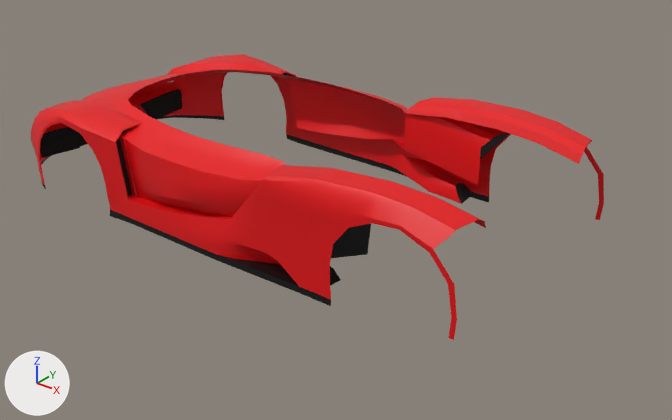
An edit to the Blender file Content/Artwork/Blend/HyperCar.blend, drawn before and after from the same camera.
Before and after are seen from a 50 mm lens placed at (3.81, -4.21, 2.85), pointed at (0.41, 0.04, 0.22). Every picture has the same lights, and +X, +Y and +Z are marked at lower left.
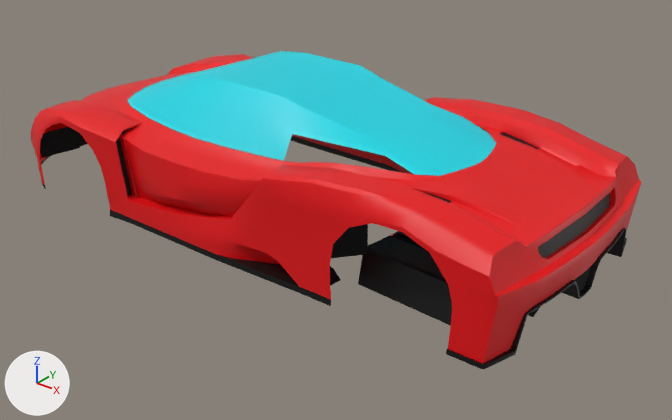
Where the change shows, as pixel boxes [x1, y1, x2, y2] in the pictures (672 x 420 px):
```json
{"object": "Cube", "change": "reshaped", "before": [31, 54, 604, 340], "after": [31, 51, 641, 369], "on screen": "6% wider, 11% taller"}
{"part": 1, "of": "me_cube_002", "change": "built on", "before": [124, 70, 604, 340], "after": [124, 51, 641, 369]}
```

Edits to the scene script, one JSON object a line:
```json
{"op": "add", "block": "mat_window", "code": ["mat_window = principled_material('Window')", "mat_window.base_color = (0.0, 0.694, 0.8)  # cyan #00d9e7"]}
{"block": "me_cube_002", "where": "# used by ob_cube; location = (0.0, 0.0, 0.055)"}
{"op": "remove", "block": "me_cube_002", "code": "me_cube_002.from_pydata(...)  # 527 vertices, 469 faces; spans x -2.12..1.87, y -0.88..0.0, z 0.11..0.85"}
{"op": "add", "block": "me_cube_002", "code": "me_cube_002.from_pydata(...)  # 1022 vertices, 936 faces; spans x -2.12..2.19, y -0.88..0.0, z 0.11..1.04"}
{"block": "me_cube_002", "change": "me_cube_002 part 1: 30 vertices moved from x -1.13..1.77, y -0.85..0.0, z 0.66..0.84 to x -1.13..1.76, y -0.85..0.0, z 0.67..0.85; 6 vertices removed from x -1.12..1.85, y -0.84..-0.17, z 0.23..0.77; 501 vertices added at x -2.12..2.19, y -0.85..0.0, z 0.14..1.04"}
{"op": "add", "block": "me_cube_002", "code": "me_cube_002.materials.append(mat_window)  # cyan #00d9e7"}
```
